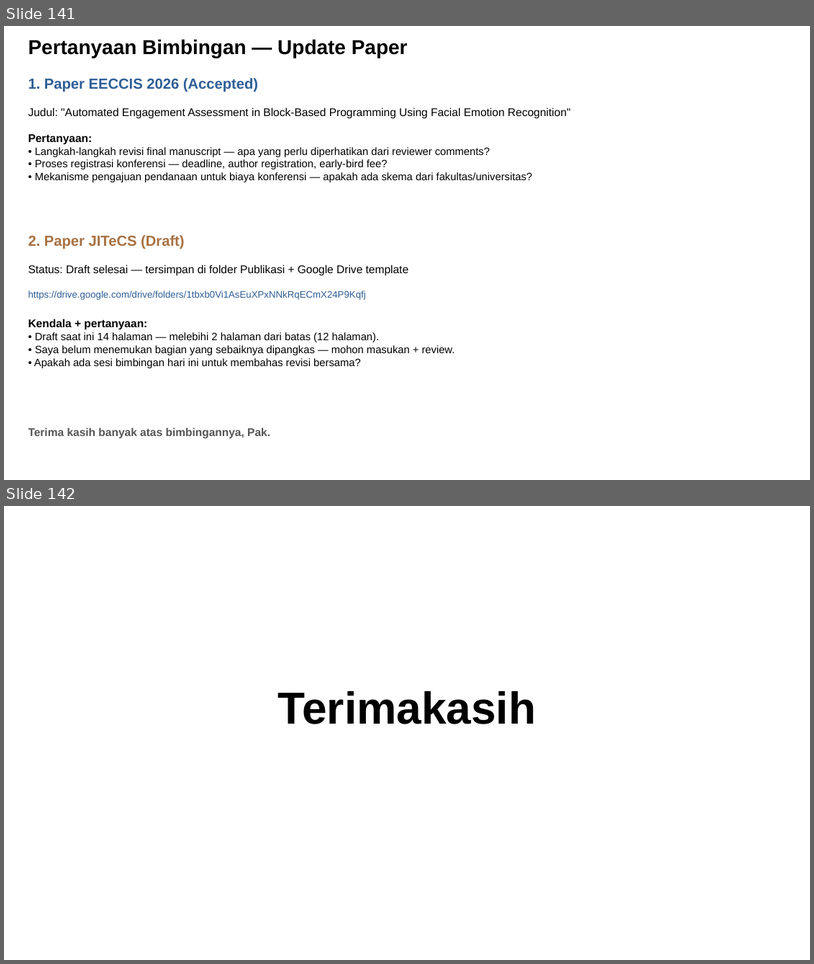
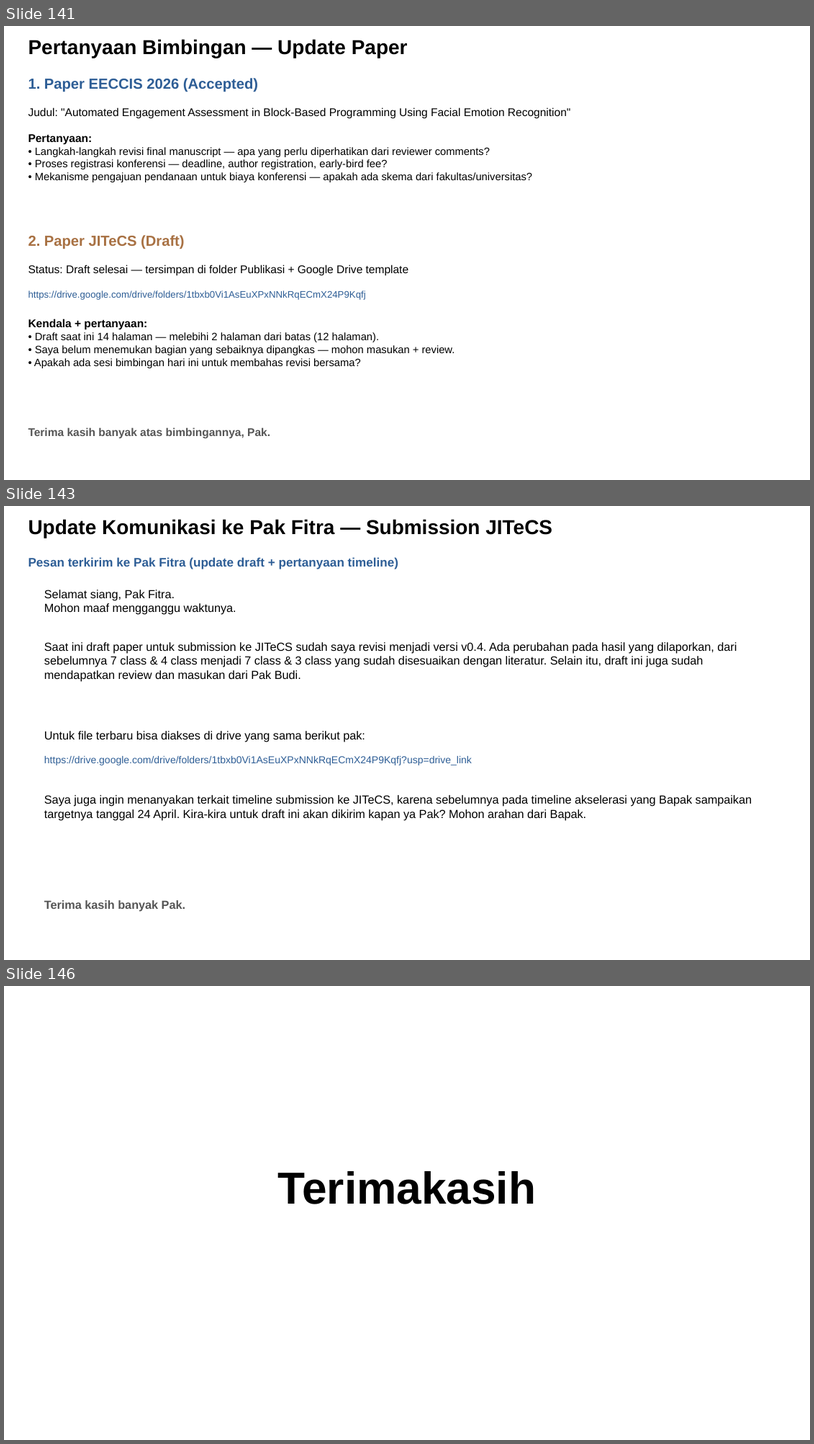
Before and after one commit to taufikhdyt01/MultimodalEmoLearn-CNN-LSTM, a slide deck: docs/PPT Bimbingan.pptx. Shown one above the other, each under a label of ours: slides 141 and 142 before the commit, slides 141, 143 and 146 after it; the slides between them are not shown. The pictures are 814x964 and 814x1444 pixels, drawn with LibreOffice and Linux fonts; fonts in the diff are those of the drawing. Boxes give left, top, right and bottom in pixels: in the first picture for what was removed or moved away, otherwise in the second. Text is boxed around its words. In the diff, an @@ line names an element or a change of style, - is before the commit and + after.

```diff
--- a/docs/PPT Bimbingan.pptx
+++ b/docs/PPT Bimbingan.pptx
@@ slide 143 added at (4, 506, 810, 960), background #FFFFFF @@
@@ text added at (28, 519, 553, 538), 18 pt, text #000000, bold @@
+Update Komunikasi ke Pak Fitra — Submission JITeCS
@@ text added at (28, 557, 399, 569), 11 pt, text #2E5E96, bold @@
+Pesan terkirim ke Pak Fitra (update draft + pertanyaan timeline)
@@ text added at (44, 590, 237, 615), 10.5 pt, text #000000 @@
+Selamat siang, Pak Fitra.
+Mohon maaf mengganggu waktunya.
@@ text added at (44, 642, 737, 681), 10.5 pt, text #000000 @@
+Saat ini draft paper untuk submission ke JITeCS sudah saya revisi menjadi versi v0.4. Ada perubahan pada hasil yang dilaporkan, dari sebelumnya 7 class & 4 class menjadi 7 class & 3 class yang sudah disesuaikan dengan literatur. Selain itu, draft ini juga sudah mendapatkan review dan masukan dari Pak Budi.
@@ text added at (44, 731, 365, 742), 10.5 pt, text #000000 @@
+Untuk file terbaru bisa diakses di drive yang sama berikut pak:
@@ text added at (44, 756, 472, 765), 9 pt, text #2E5E96 @@
+https://drive.google.com/drive/folders/1tbxb0Vi1AsEuXPxNNkRqECmX24P9Kqfj?usp=drive_link
@@ text added at (44, 795, 752, 821), 10.5 pt, text #000000 @@
+Saya juga ingin menanyakan terkait timeline submission ke JITeCS, karena sebelumnya pada timeline akselerasi yang Bapak sampaikan targetnya tanggal 24 April. Kira-kira untuk draft ini akan dikirim kapan ya Pak? Mohon arahan dari Bapak.
@@ text added at (44, 900, 185, 911), 10.5 pt, text #555555, bold @@
+Terima kasih banyak Pak.
@@ what was slide 142 is now slide 146 @@
```
Also in this commit, not shown: 2 slides changed, 3 other slides added, 4 other files.
